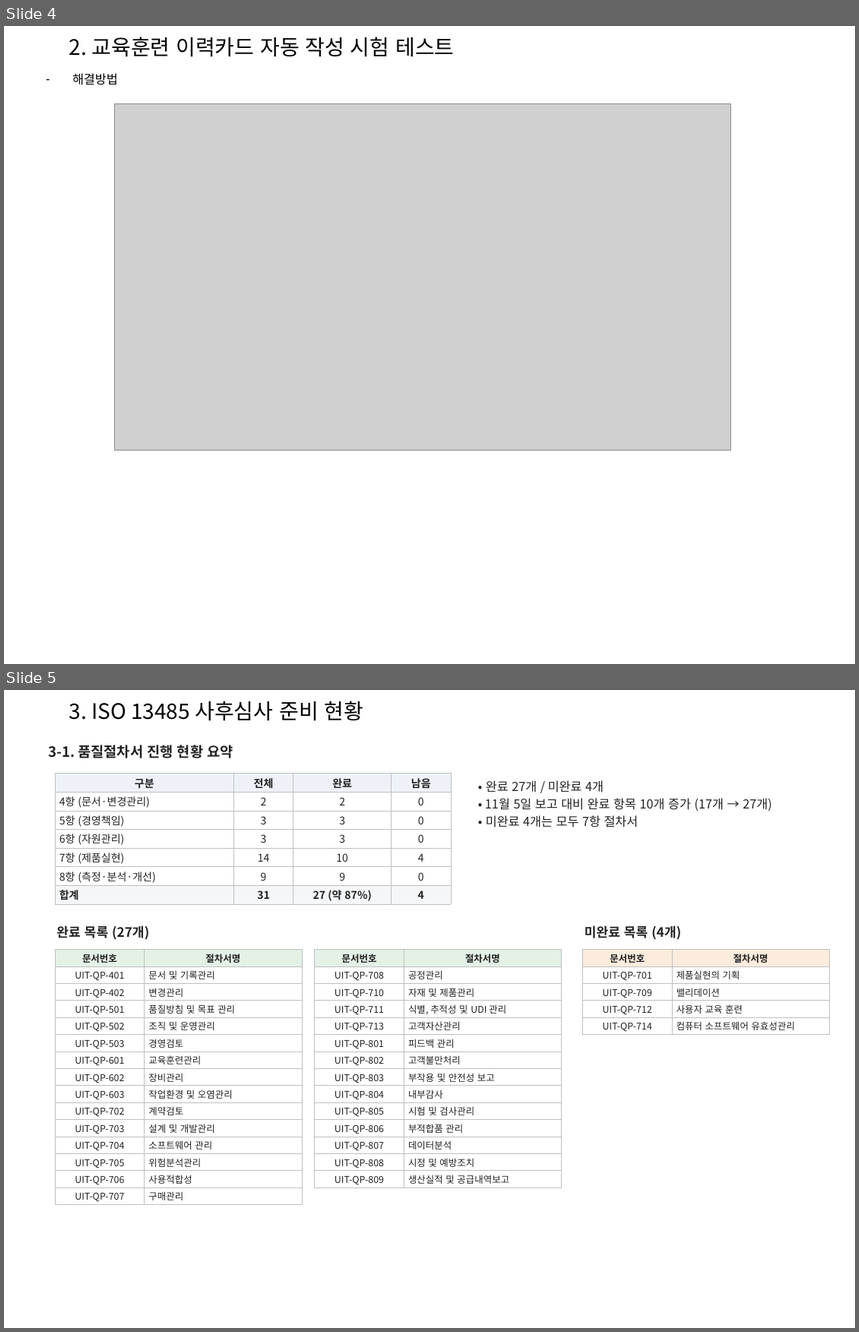
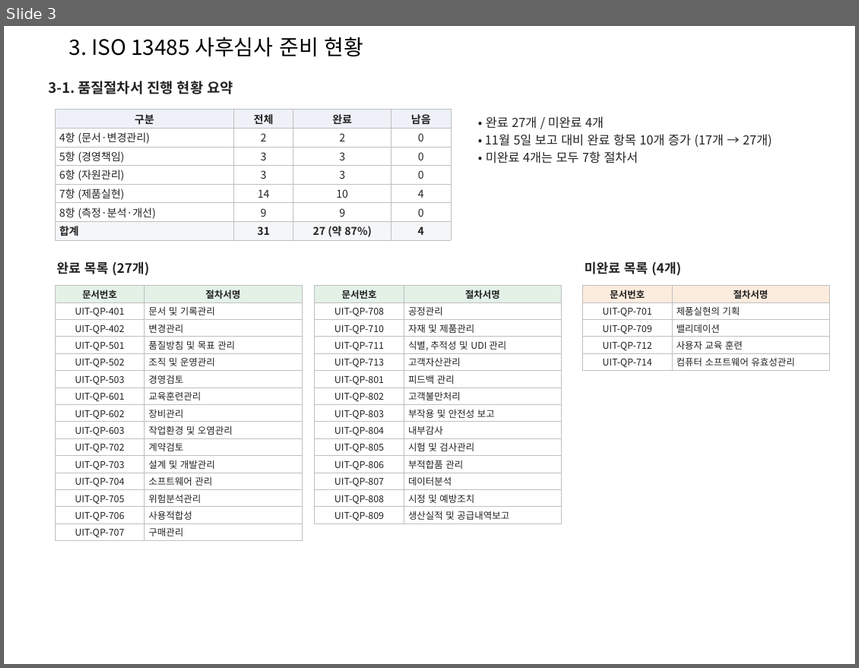
Before and after one commit to ckdtjs0911-glitch/Seony-example, a slide deck: meeting/1112_회의자료.pptx. Shown one above the other, each under a label of ours: slides 4 and 5 before the commit, slide 3 after it. The pictures are 859x1332 and 859x668 pixels, drawn with LibreOffice and Linux fonts; fonts in the diff are those of the drawing; grey boxes stand for pictures. Boxes give left, top, right and bottom in pixels: in the first picture for what was removed or moved away, otherwise in the second. Text is boxed around its words. In the diff, an @@ line names an element or a change of style, - is before the commit and + after.

```diff
--- a/meeting/1112_회의자료.pptx
+++ b/meeting/1112_회의자료.pptx
@@ slide 4 removed at <box>4,26,855,664</box>, background #FFFFFF @@
@@ text removed at <box>69,37,454,57</box> @@
-2. 교육훈련 이력카드 자동 작성 시험 테스트
@@ text removed at <box>72,73,118,85</box> @@
-– 해결방법
@@ picture removed at <box>115,104,731,451</box> @@
@@ what was slide 5 is now slide 3 @@
```
Also in this commit, not shown: 3 slides changed, 1 other slide removed, 1 other file.
